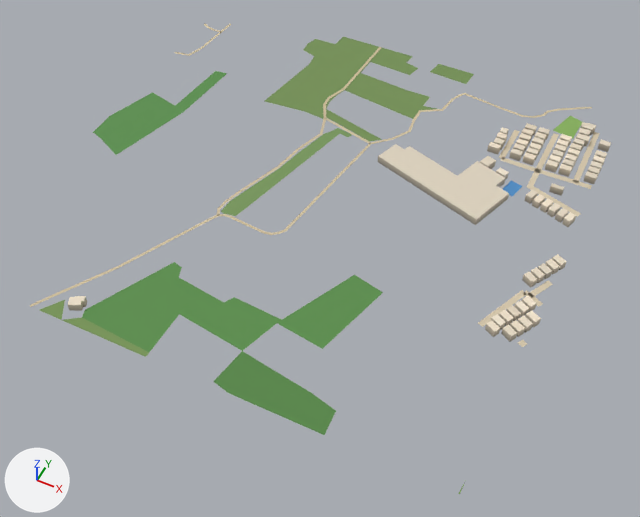
Before and after pictures for a commit that changed the glTF model public/assets/bengaluru-region-v1/tiles/t43_-25-l0.glb.
One viewpoint serves both versions: a 50 mm camera at (22046.0, -12829.0, 620.0) aimed at (21780.0, -12297.0, -45.0). Every picture has the same lights, and +X, +Y and +Z are marked at lower left. The picture after the commit comes second. Vertices at exactly the same position are counted once.

Objects in the first picture: 'building', 'ground' and 1 more.
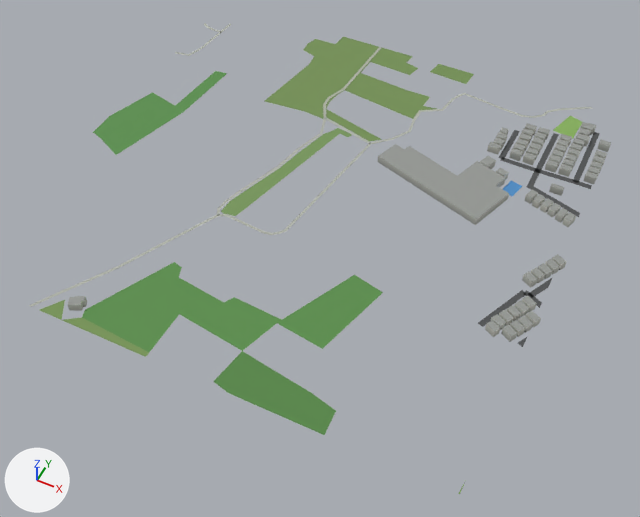
Location of each change, [x1, y1, x2, y2] in pixels of the pictures (640 x 517 px; the box of a moved part takes in the faces that stretch with it):
part 1 of me_building, recoloured: [68, 122, 611, 340] in both
part 2 of me_ground, moved or reshaped: before [30, 107, 592, 494]; after [29, 107, 592, 494]
part 3 of me_ground, recoloured: [42, 23, 600, 347] in both

Edits to the bpy script that builds the scene:
```text
Change me_building:
    used by ob_building; location = (21500.0, -12500.0, 0.0)
    remove me_building.from_pydata(...)  # 546 vertices, 692 faces; spans x 123.0..506.0, y 12.0..464.0, z 0.0..8.0
    add me_building.from_pydata(...)  # 546 vertices, 838 faces; spans x 123.0..506.0, y 12.0..464.0, z 0.0..8.0
    me_building part 1: 692 kept faces spanning x 123.0..506.0, y 12.0..464.0, z 0.0..8.0 get new vertex colours
    edits to the shape of me_building do not show in these pictures
Change me_ground:
    used by ob_ground; location = (21500.0, -12500.0, 0.0)
    remove me_ground.from_pydata(...)  # 459 vertices, 494 faces; spans x -1.0..503.0, y -1.0..501.0, z 1.0
    add me_ground.from_pydata(...)  # 465 vertices, 500 faces; spans x 0.0..500.0, y 0.0..500.0, z 1.0
    me_ground part 2
    10 vertices are removed from x 94.0..503.0, y -1.0..501.0, z 1.0
    24 faces are deleted
    4 vertices move from x 92.0..503.0, y 1.0..207.0, z 1.0 to x 95.0..500.0, y 0.0..208.0, z 1.0
    14 vertices are added at x 91.0..500.0, y 0.0..500.0, z 1.0
    28 new faces join them
    me_ground part 3: 140 kept faces spanning x 0.0..500.0, y 0.0..483.0, z 1.0 get new vertex colours; the middle colour goes from beige #cfbf9f to grey #afb2a9
    other edits to the shape of me_ground do not show in these pictures
```
